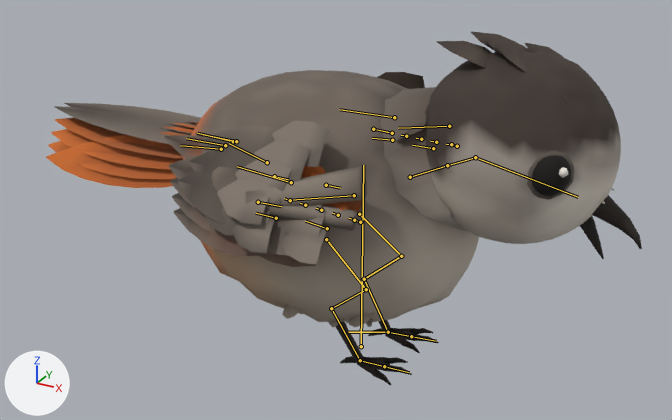
An edit to the glTF model art/baked/boot/jay.glb, drawn before and after from the same camera.
Rendered twice from a 50 mm lens placed at (0.68, -1.334, 0.935), pointed at (-0.03, -0.045, 0.29). The axes (+X, +Y, +Z) are drawn at lower left. The lights are the same throughout. The picture after the commit comes second. Both versions are drawn at frame 10 of the action 'jay:eat'; the numbers are the values there. The bones that change, and the others that lie on the model, are drawn over the model as lines.

The first picture shows 'jay-body'.
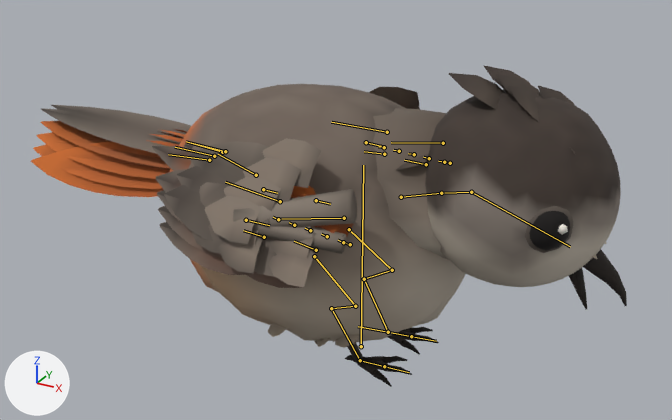
The edits, one by one:
Bone 'body' (bone_body) moves from (0.05, 0.0, 0.0) to (0.09, 0.0, -0.01).
Bone 'body' (bone_body) turns from (-14, 0, 0) to (-16, 0, 0) degrees about its own x, y and z.
Bone 'neck1' (bone_neck1) turns from (-10, 0, 0) to (-18, 0, 0) degrees about its own x, y and z.
Bone 'neck2' (bone_neck2) turns from (-4, 0, 0) to (-6, 0, 0) degrees about its own x, y and z.
Bone 'head' (bone_head) turns from (8, 0, 0) to (12, 0, 0) degrees about its own x, y and z.
Bone 'thigh.L' (bone_thigh_l) turns from (19, 7, 8) to (19, 12, 16) degrees about its own x, y and z.
Bone 'shin.L' (bone_shin_l) turns from (-5, 1, 7) to (-3, 2, 15) degrees about its own x, y and z.
Bone 'tarsus.L' (bone_tarsus_l) turns from (13, 1, -10) to (19, 3, -16) degrees about its own x, y and z.
Bone 'toes.L' (bone_toes_l) turns from (5, -1, 14) to (2, 0, 25) degrees about its own x, y and z.
Bone 'thigh.R' (bone_thigh_r) turns from (17, 8, 8) to (17, 13, 15) degrees about its own x, y and z.
Bone 'shin.R' (bone_shin_r) turns from (-6, 1, 9) to (-3, 2, 16) degrees about its own x, y and z.
Bone 'tarsus.R' (bone_tarsus_r) turns from (12, 1, -10) to (16, 2, -15) degrees about its own x, y and z.
Bone 'toes.R' (bone_toes_r) turns from (7, -1, 12) to (5, -1, 24) degrees about its own x, y and z.

Changed parts and their boxes (x1, y1, x2, y2) in the pictures (672 x 420 px):
'jay-body', posed (9% shorter)
    before: (46, 32, 642, 386)
    after: (31, 65, 627, 387)
bone 'body', root to tip
    before: (274, 176) to (288, 179)
    after: (263, 189) to (277, 193)
bone 'neck1', root to tip
    before: (410, 177) to (447, 165)
    after: (401, 197) to (441, 193)
bone 'neck2', root to tip
    before: (447, 165) to (475, 157)
    after: (441, 193) to (471, 192)
bone 'head', root to tip
    before: (475, 157) to (578, 197)
    after: (471, 192) to (570, 246)
bone 'thigh.L', root to tip
    before: (359, 214) to (401, 256)
    after: (349, 229) to (392, 270)
bone 'shin.L', root to tip
    before: (401, 256) to (364, 279)
    after: (392, 270) to (364, 279)
bone 'thigh.R', root to tip
    before: (326, 239) to (366, 289)
    after: (314, 256) to (355, 306)
bone 'shin.R', root to tip
    before: (366, 289) to (331, 308)
    after: (355, 306) to (331, 308)
